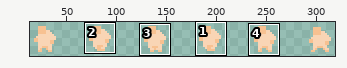
Sprite sheet: Piskel/Player/walk_left.png. Above: a wide view before the commit, with the close-up outlined.
Close-up. Before the edit:
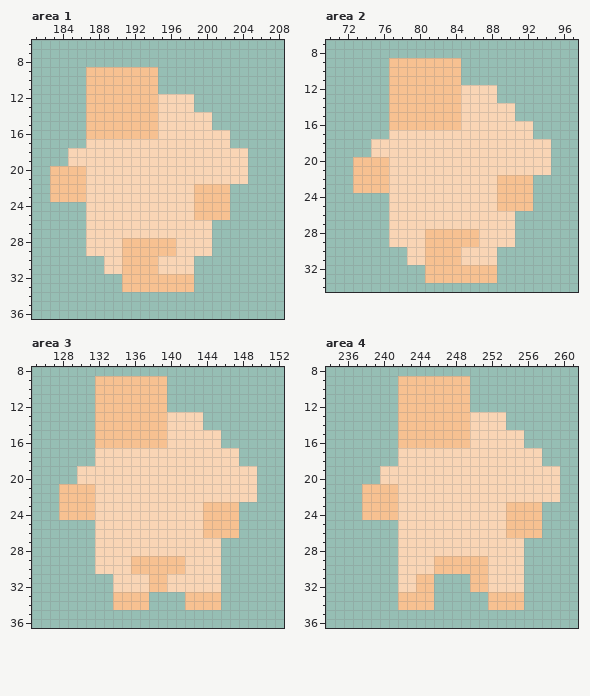
The file is 330x55 pixels. Shown: area 1: x 181..208, y 6..36; area 2: x 70..97, y 7..34; area 3: x 125..152, y 8..36; area 4: x 234..261, y 8..36. The wide view leaves out empty margins. The commit also changed other parts of the picture, which this record leaves out.
New version:
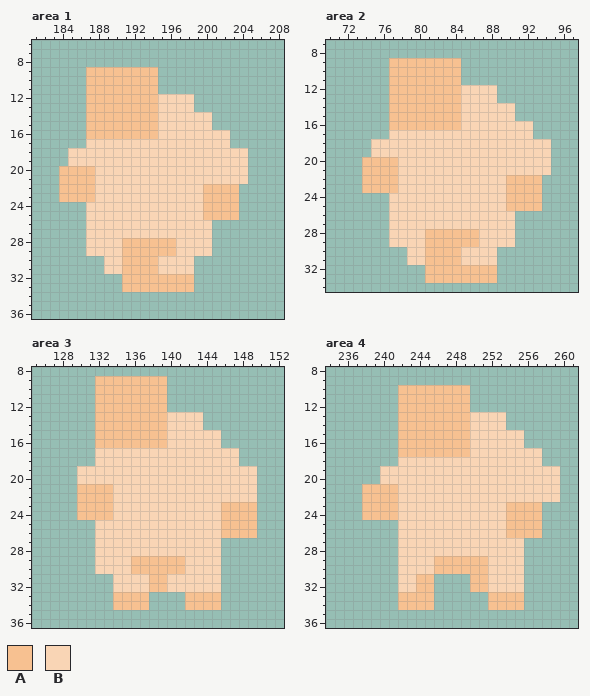
Palette (. is transparent): A #f7c191  B #f9d5b5
Changes in this commit:
Changed rows in their new state; - is an unchanged pixel.
Area 1:
first column x 183:
20 .---A----------------
21 .---A----------------
22 .---A-----------B---A
23 .---A-----------B---A
24 ----------------B---A
25 ----------------B---A
Area 2:
first column x 73:
20 .---A----------------
21 .---A----------------
22 .---A-----------B---A
23 .---A-----------B---A
24 ----------------B---A
25 ----------------B---A
Area 3:
first column x 128:
21 ..--AA----------------
22 ..--AA----------------
23 ..--AA----------BB--AA
24 ..--AA----------BB--AA
25 ----------------BB--AA
26 ----------------BB--AA
Area 4:
first column x 242:
 9 ........
first column x 242:
17 AAAAAAAA
